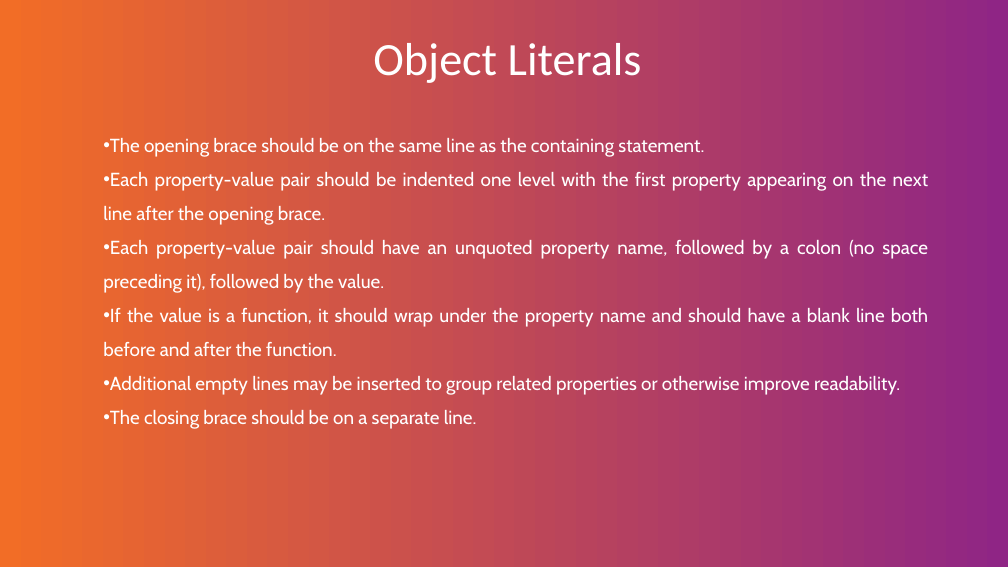
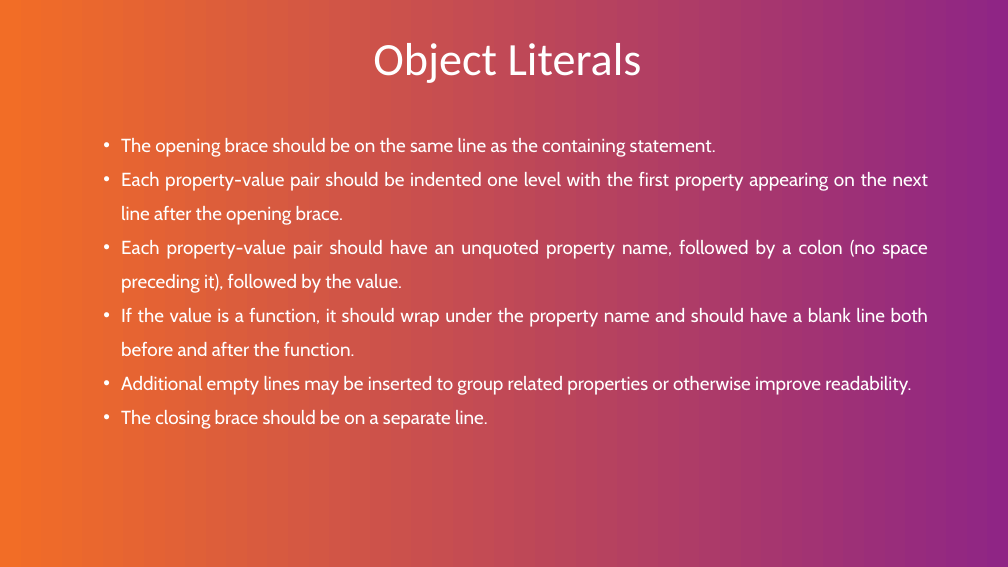
Before and after one commit to Vovik1/topics, a slide deck: slide 10 of linters.pptx. Drawn at 1008x567 pixels with LibreOffice and Linux fonts; fonts in the diff are those of the drawing; background and template pictures are left out. Boxes give left, top, right and bottom in pixels: in the first picture for what was removed or moved away, otherwise in the second. Text is boxed around its words. In the diff, an @@ line names an element or a change of style, - is before the commit and + after.

```diff
--- a/linters.pptx
+++ b/linters.pptx
@@ text "The opening brace should be ..." at [121, 138, 928, 429]: indent changed @@
```
Also in this commit, not shown: 4 other slides changed, 3 other files.
